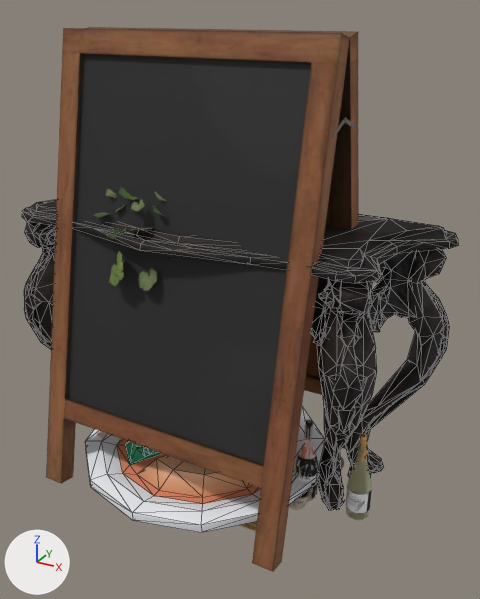
What one commit did to the glTF model places/dress/restaurant.glb.
The view is the same before and after, from a 50 mm lens placed at (1.109, -1.748, 1.567), pointed at (0.109, 0.07, 0.659). The axes (+X, +Y, +Z) are drawn at lower left. The lights are the same throughout. The first picture is the older version. Mesh edges are drawn as thin lines on the coarser meshes. Where no turn or scale is listed for an object, it has been applied to the vertices.

Names of what the first picture shows: 'ClassicConsole_01', 'plate-dinner', 'potted_plant_01_leaves', 'standing_chalkboard_01', 'wine_bottles_01_burgundy', 'wine_bottles_01_champagne' and 3 more.
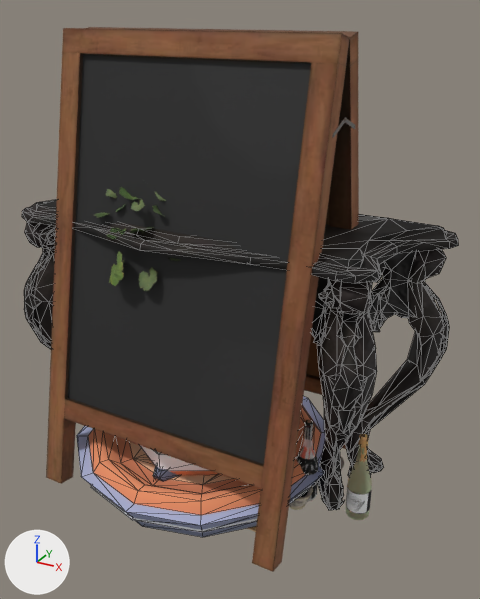
Patch to the scene script:
```diff
--- a/places/dress/restaurant.glb.py
+++ b/places/dress/restaurant.glb.py
@@ img_colormap @@
-img_colormap = load_image('colormap', '_unpacked/colormap', 256, 256, 'sRGB')
+img_colormap = load_image('colormap', '_unpacked/colormap', 512, 512, 'sRGB')
@@ me_pie @@
+me_pie.from_pydata(...)  # 148 vertices, 292 faces; spans x -0.475..0.475, y -0.475..0.475, z -0.075..0.075
+me_pie.materials.append(mat_colormap)
@@ me_fish @@
+me_fish.from_pydata(...)  # 118 vertices, 229 faces; spans x -0.099..0.099, y -0.31..0.31, z -0.161..0.161
+me_fish.materials.append(mat_colormap)
@@ me_bowl_soup @@
+me_bowl_soup.from_pydata(...)  # 92 vertices, 132 faces; spans x -0.251..0.251, y -0.29..0.29, z -0.107..0.107
+me_bowl_soup.materials.append(mat_colormap)
@@ me_plate @@
+me_plate.from_pydata(...)  # 72 vertices, 140 faces; spans x -0.446..0.446, y -0.446..0.446, z -0.045..0.045
+me_plate.materials.append(mat_colormap)
@@ ob_plate_dinner @@
-ob_plate_dinner = bpy.data.objects.new('plate-dinner', me_plate_dinner)
-ob_plate_dinner.location = (0.0, 0.0, 0.111)
@@ ob_pie_001 @@
+ob_pie_001 = bpy.data.objects.new('pie.001', me_pie)
+ob_pie_001.location = (0.0, 0.0, 0.075)
@@ ob_fish_001 @@
+ob_fish_001 = bpy.data.objects.new('fish.001', me_fish)
+ob_fish_001.location = (0.0, 0.0, 0.161)
@@ ob_bowl_soup @@
+ob_bowl_soup = bpy.data.objects.new('bowl-soup', me_bowl_soup)
+ob_bowl_soup.location = (0.0, 0.0, 0.107)
@@ ob_plate_001 @@
+ob_plate_001 = bpy.data.objects.new('plate.001', me_plate)
+ob_plate_001.location = (0.0, 0.0, 0.045)
```

Boxes (x1, y1, x2, y2) around the edits, measured in the pictures (480 x 599 px):
'pie.001', added
    after: (77, 396, 326, 537)
'plate-dinner', deleted
    before: (85, 406, 325, 533)
'bowl-soup', added
    after: (139, 445, 221, 476)
'plate.001', added (mostly hidden)
    after: (91, 485, 311, 533)
'fish.001', added (mostly hidden)
    after: (153, 466, 179, 481)
